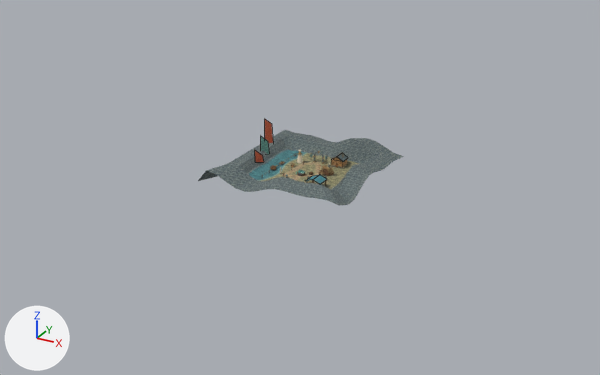
An edit to the Blender file Blender/Bellwake/Saltwake.blend, drawn before and after from the same camera.
Camera for both pictures: a camera (50 mm lens) standing at (164.0, -303.0, 144.0) and looking at (3.0, -10.0, -3.0). The lights are fixed; the arrows at lower left show +X, +Y and +Z. The first picture is the older version. Mesh edges are drawn as thin lines on the coarser meshes.

Objects in the first picture: 'Course of the old road', 'Folded horizon' and 8 more.
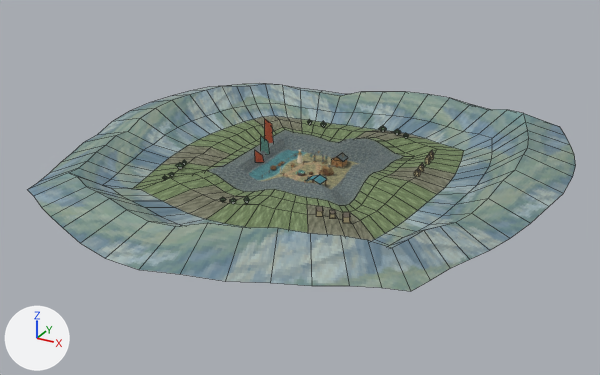
Changed parts and their boxes (x1, y1, x2, y2) in the pictures (600 x 375 px):
'Valley floor, shoulders and far crest', added: after (28, 83, 576, 291)

What the commit changed:
Picture 'CountryBeyond.png' (img_countrybeyond_png) is new.
Material 'CountryBeyond' (mat_countrybeyond) is new.
Its texture is img_countrybeyond_png.
Its roughness is 0.95.
Mesh me_valley_floor__shoulders_and_far_crest_001 is new.
It has 962 vertices, 512 faces and spans x -112.0..110.0, y -115.0..103.0, z 1.0..20.0.
It uses material mat_countrybeyond (picture img_countrybeyond_png).
Object 'Valley floor, shoulders and far crest' (ob_valley_floor__shoulders_and_far_crest) is new; it shows me_valley_floor__shoulders_and_far_crest_001.
Its location is (0.0, 0.0, 0.0).
